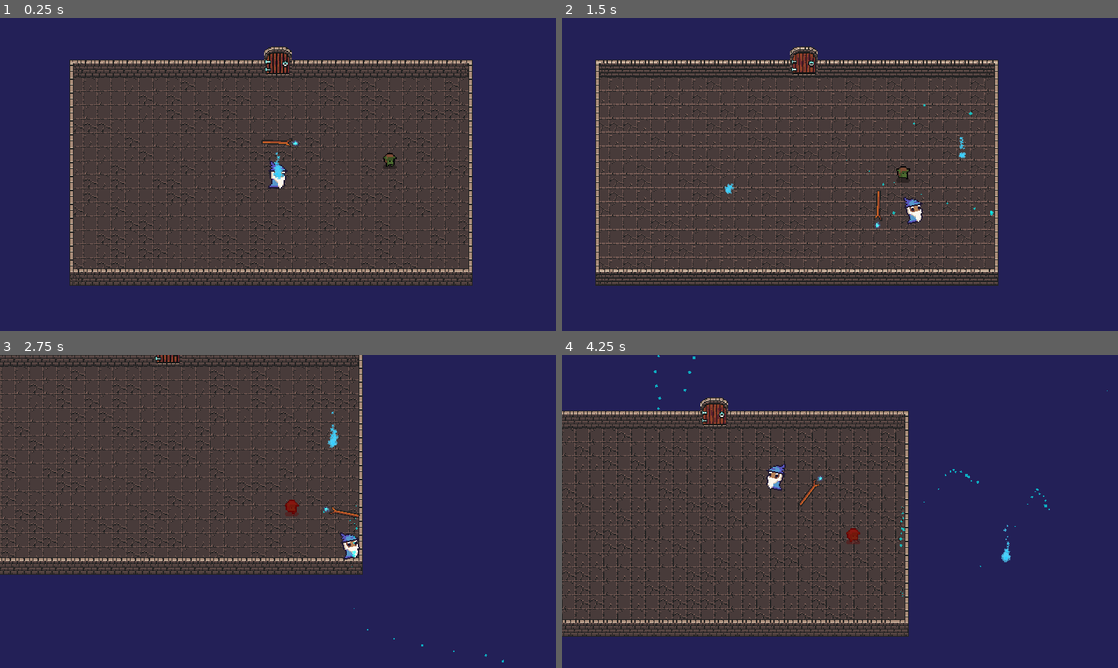
Above: before the commit, frames 1-4 (two rows, left to right).
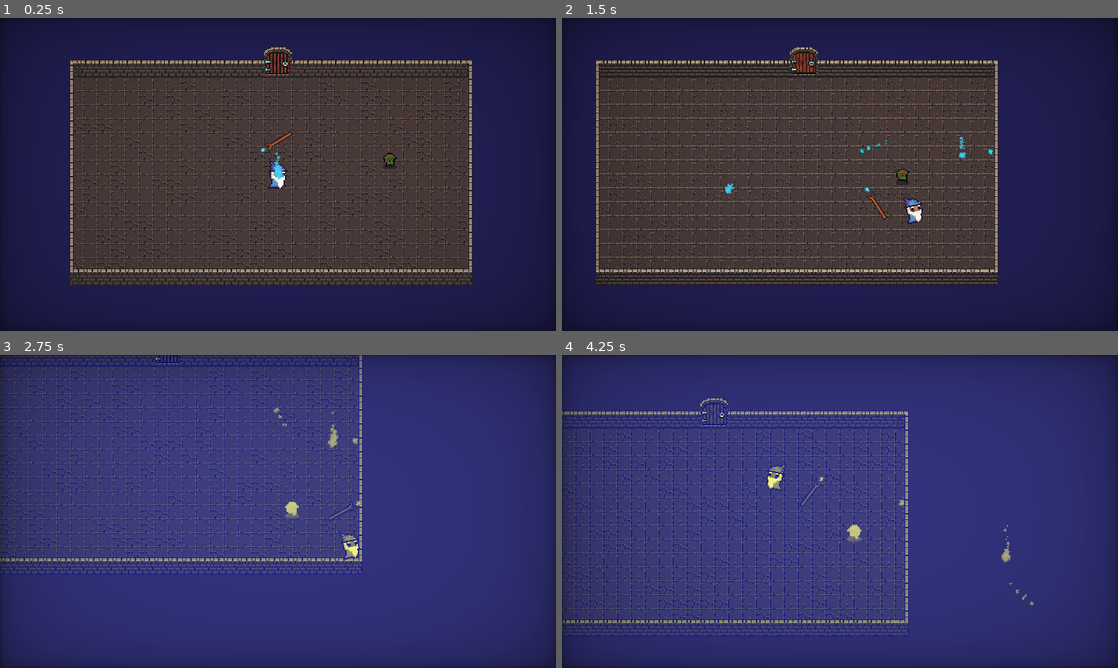
Above: after the commit, the same moments.

Repository: SasVel/WhimsicalLilMagicMan
Game: Godot game, scene res://World/Main.tscn
Same seed, same stepped clock (60 frames per second), same inputs: the game is played once before the commit and once after it.
Inputs (mouse positions are in pixels of both pictures, inside the frame that each line leads up to):
- Up to frame 1 (0.25 s): no input
- Up to frame 2 (1.5 s): move the mouse to (962, 158) at 0.52 s; hold Right (ui_right) 0.53-1.28 s; click (962, 158) at 0.6 s; move the mouse to (728, 190) at 1.27 s; hold Down (ui_down) from 1.28 s (still down); click (728, 190) at 1.35 s
- Up to frame 3 (2.75 s): move the mouse to (333, 442) at 2.02 s; release Down (ui_down) at 2.03 s; hold Right (ui_right) from 2.03 s (still down); tap Space (world_change) at 2.1 s; click (333, 442) at 2.3 s
- Up to frame 4 (4.25 s): move the mouse to (812, 574) at 2.77 s; release Right (ui_right) at 2.78 s; hold Up (ui_up) 2.78-3.53 s; click (812, 574) at 2.85 s; move the mouse to (1006, 558) at 3.52 s; hold Left (ui_left) from 3.53 s (still down); click (1006, 558) at 3.6 s

The runs differ from the first frame. In frame 1, 7.1% of the frame differs, in the area x 0-100%, y 0-100%; in frame 2, 7.5%; in frame 3, 76%; in frame 4, 72%.

Commit message:
shooting system + stats/hitboxes start

Diff:
--- a/Enemies/Goblin/EnemyGoblin.gd
+++ b/Enemies/Goblin/Enemy.gd
@@ -27,6 +27,11 @@
 
 func run_state(delta):
 	self.position = self.position.move_toward(GlobalInfo.playerPos, SPEED * delta)
+	if GlobalInfo.playerPos.x > self.position.x:
+		sprites.flip_h = false
+	else:
+		sprites.flip_h = true
+
 
 func _on_player_detection_zone_body_entered(body):
 	if body is Player:
@@ -39,6 +44,6 @@
 func world_state_changed(val):
 	if val == 1:
 		sprites.material.set_shader_parameter("flash_opacity", 0.7)
-		sprites.material.set_shader_parameter("flash_color", Color.DARK_RED)
+		sprites.material.set_shader_parameter("flash_color", Color.WHITE)
 	else:
 		sprites.material.set_shader_parameter("flash_opacity", 0)
--- a/Enemies/Goblin/EnemyGoblin.tscn
+++ b/Enemies/Goblin/EnemyGoblin.tscn
@@ -1,6 +1,6 @@
-[gd_scene load_steps=24 format=3 uid="uid://5gmcfs2ysvs1"]
+[gd_scene load_steps=26 format=3 uid="uid://c3cfb6de0att1"]
 
-[ext_resource type="Script" path="res://Enemies/Goblin/EnemyGoblin.gd" id="1_ora1r"]
+[ext_resource type="Script" path="res://Enemies/Goblin/Enemy.gd" id="1_h6it2"]
 [ext_resource type="Texture2D" uid="uid://bi40feqdeyljc" path="res://Enemies/Goblin/Assets/goblin_idle_spritesheet.png" id="1_qjhuy"]
 [ext_resource type="Shader" path="res://Shaders/BlinkShader.gdshader" id="1_t3juo"]
 [ext_resource type="PackedScene" uid="uid://cm5wfph8jbxdj" path="res://Stats/Stats.tscn" id="2_j85s0"]
@@ -117,14 +117,19 @@
 [sub_resource type="CircleShape2D" id="CircleShape2D_6x28b"]
 radius = 120.337
 
+[sub_resource type="CircleShape2D" id="CircleShape2D_yxlgp"]
+radius = 7.0
+
+[sub_resource type="CircleShape2D" id="CircleShape2D_imf5a"]
+radius = 7.0
+
 [node name="EnemyGoblin" type="RigidBody2D"]
 y_sort_enabled = true
 collision_layer = 4
-collision_mask = 35
 inertia = 1.0
 gravity_scale = 0.0
 lock_rotation = true
-script = ExtResource("1_ora1r")
+script = ExtResource("1_h6it2")
 
 [node name="Stats" parent="." instance=ExtResource("2_j85s0")]
 max_health = 2
@@ -155,9 +160,18 @@
 collision_layer = 4
 collision_mask = 8
 
+[node name="CollisionShape2D" parent="HitBox" index="0"]
+shape = SubResource("CircleShape2D_yxlgp")
+
 [node name="HurtBox" parent="." instance=ExtResource("6_7wbxo")]
 collision_layer = 16
 collision_mask = 0
 
+[node name="CollisionShape2D" parent="HurtBox" index="0"]
+shape = SubResource("CircleShape2D_imf5a")
+
 [connection signal="body_entered" from="PlayerDetectionZone" to="." method="_on_player_detection_zone_body_entered"]
 [connection signal="body_exited" from="PlayerDetectionZone" to="." method="_on_player_detection_zone_body_exited"]
+
+[editable path="HitBox"]
+[editable path="HurtBox"]
--- a/MagicBullet/MagicBullet.gd
+++ b/MagicBullet/MagicBullet.gd
@@ -1,6 +1,7 @@
 extends CharacterBody2D
 
 @export var SPEED = 300
+@export var bounceCount = 2
 var direction = Vector2.ZERO
 
 func _ready():
@@ -10,5 +11,9 @@
 	velocity = direction * SPEED
 	move_and_slide()
 
+
 func _on_hurt_box_area_entered(area):
 	queue_free()
+
+func _on_hurt_box_body_entered(body):
+	pass # Replace with function body.
--- a/MagicBullet/MagicBullet.tscn
+++ b/MagicBullet/MagicBullet.tscn
@@ -31,9 +31,16 @@
 scale_max = 4.0
 scale_curve = SubResource("CurveTexture_kjg5a")
 
+[sub_resource type="CircleShape2D" id="CircleShape2D_jk753"]
+radius = 4.0
+
+[sub_resource type="CircleShape2D" id="CircleShape2D_ubrv5"]
+radius = 4.0
+
 [node name="MagicBullet" type="CharacterBody2D"]
 collision_layer = 32
 collision_mask = 5
+motion_mode = 1
 script = ExtResource("1_0w5fa")
 
 [node name="CollisionShape2D" type="CollisionShape2D" parent="."]
@@ -41,13 +48,28 @@
 
 [node name="GPUParticles2D" type="GPUParticles2D" parent="."]
 modulate = Color(0, 1, 1, 0.635294)
-amount = 15
+amount = 20
 process_material = SubResource("ParticleProcessMaterial_am5iw")
+lifetime = 0.5
+speed_scale = 3.0
+explosiveness = 0.15
 
 [node name="HitBox" parent="." instance=ExtResource("2_4khlr")]
+collision_layer = 0
+collision_mask = 0
+
+[node name="CollisionShape2D" parent="HitBox" index="0"]
+shape = SubResource("CircleShape2D_jk753")
 
 [node name="HurtBox" parent="." instance=ExtResource("3_m8j2d")]
 collision_layer = 64
-collision_mask = 17
+collision_priority = 2.0
+
+[node name="CollisionShape2D" parent="HurtBox" index="0"]
+shape = SubResource("CircleShape2D_ubrv5")
 
 [connection signal="area_entered" from="HurtBox" to="." method="_on_hurt_box_area_entered"]
+[connection signal="body_entered" from="HurtBox" to="." method="_on_hurt_box_body_entered"]
+
+[editable path="HitBox"]
+[editable path="HurtBox"]
--- a/Player/Movement.gd
+++ b/Player/Movement.gd
@@ -18,6 +18,9 @@
 @onready var animationState = animationTree.get("parameters/playback")
 @onready var lastDirection = Vector2(1, 0)
 @onready var input_direction = Vector2.ZERO
+
+func _ready():
+	PlayerStats.no_health.connect(on_no_health)
 
 func idle_state(delta):
 	velocity = velocity.move_toward(Vector2.ZERO, (FRICTION * delta) * 20)
@@ -74,4 +77,10 @@
 func shoot_bullet():
 	var bullet = Bullet.instantiate()
 	bullet.position = staff.gemPos
-	staff.add_child(bullet)
+	get_tree().get_root().add_child(bullet)
+
+func _on_hurt_box_area_entered(area):
+	PlayerStats.health -= area.damage
+
+func on_no_health():
+	queue_free()
--- a/Player/Player.tscn
+++ b/Player/Player.tscn
@@ -10,6 +10,14 @@
 [sub_resource type="CapsuleShape2D" id="CapsuleShape2D_fwx1s"]
 radius = 5.0
 height = 18.0
+
+[sub_resource type="CapsuleShape2D" id="CapsuleShape2D_b66ad"]
+radius = 8.0
+height = 24.0
+
+[sub_resource type="CapsuleShape2D" id="CapsuleShape2D_y2nrq"]
+radius = 8.0
+height = 24.0
 
 [sub_resource type="Animation" id="Animation_vxgaw"]
 resource_name = "IdleLeft"
@@ -315,9 +323,17 @@
 collision_layer = 2
 collision_mask = 16
 
+[node name="CollisionShape2D" parent="HitBox" index="0"]
+position = Vector2(0, 3)
+shape = SubResource("CapsuleShape2D_b66ad")
+
 [node name="HurtBox" parent="." instance=ExtResource("6_ovi2f")]
 collision_layer = 8
 collision_mask = 0
+
+[node name="CollisionShape2D" parent="HurtBox" index="0"]
+position = Vector2(0, 3)
+shape = SubResource("CapsuleShape2D_y2nrq")
 
 [node name="AnimationPlayer" type="AnimationPlayer" parent="."]
 libraries = {
@@ -331,3 +347,8 @@
 parameters/playback = SubResource("AnimationNodeStateMachinePlayback_xskl6")
 parameters/Idle/blend_position = Vector2(0, 0)
 parameters/Run/blend_position = Vector2(0.348485, -0.331441)
+
+[connection signal="area_entered" from="HurtBox" to="." method="_on_hurt_box_area_entered"]
+
+[editable path="HitBox"]
+[editable path="HurtBox"]
--- /dev/null
+++ b/Player/PlayerStats.tscn
@@ -0,0 +1,5 @@
+[gd_scene load_steps=2 format=3 uid="uid://bf5ournvwuj24"]
+
+[ext_resource type="PackedScene" uid="uid://cm5wfph8jbxdj" path="res://Stats/Stats.tscn" id="1_w4q2y"]
+
+[node name="PlayerStats" instance=ExtResource("1_w4q2y")]
--- a/Player/Staff/Staff.gd
+++ b/Player/Staff/Staff.gd
@@ -1,12 +1,21 @@
-extends RigidBody2D
+extends StaticBody2D
 
 @onready var sprite = $StaffSprite
-@onready var gem = $StaffSprite
+@onready var gemPivot = $StaffSprite/GemPivot
+@onready var gem = $StaffSprite/GemPivot/GemSprite
 var gemPos
 
-func _process(_delta):
+func _physics_process(delta):
 		self.rotation = lerp_angle(rotation, rotation + self.get_angle_to(get_global_mouse_position()) + deg_to_rad(90), 0.2)
 
 		var tween = create_tween()
-		tween.tween_property(sprite, "rotation", sprite.get_angle_to(get_global_mouse_position()) + deg_to_rad(20), 0.3).as_relative()
-		gemPos = gem.position
+		if sprite.global_position.x > GlobalInfo.playerPos.x:
+			tween.tween_property(sprite, "rotation", sprite.get_angle_to(get_global_mouse_position()) + deg_to_rad(20), 0.3).as_relative()
+			sprite.flip_v = false
+			gemPivot.rotation = deg_to_rad(0)
+		else:
+			tween.tween_property(sprite, "rotation", sprite.get_angle_to(get_global_mouse_position()) + deg_to_rad(-20), 0.3).as_relative()
+			sprite.flip_v = true
+			gemPivot.rotation = deg_to_rad(180)
+
+		gemPos = gem.global_position
--- a/Player/Staff/Staff.tscn
+++ b/Player/Staff/Staff.tscn
@@ -13,7 +13,7 @@
 tracks/0/type = "value"
 tracks/0/imported = false
 tracks/0/enabled = true
-tracks/0/path = NodePath("StaffSprite/GemSprite:position")
+tracks/0/path = NodePath("StaffSprite/GemPivot/GemSprite:position")
 tracks/0/interp = 1
 tracks/0/loop_wrap = true
 tracks/0/keys = {
@@ -30,7 +30,7 @@
 tracks/0/type = "value"
 tracks/0/imported = false
 tracks/0/enabled = true
-tracks/0/path = NodePath("StaffSprite/GemSprite:position")
+tracks/0/path = NodePath("StaffSprite/GemPivot/GemSprite:position")
 tracks/0/interp = 1
 tracks/0/loop_wrap = true
 tracks/0/keys = {
@@ -46,13 +46,10 @@
 "Staff_gem_move": SubResource("Animation_ytmro")
 }
 
-[node name="Staff" type="RigidBody2D"]
+[node name="Staff" type="StaticBody2D"]
 y_sort_enabled = true
 collision_layer = 32
 collision_mask = 4
-mass = 20.0
-inertia = 2.0
-gravity_scale = 0.0
 script = ExtResource("1_ojjmi")
 
 [node name="CollisionShape2D" type="CollisionShape2D" parent="."]
@@ -60,12 +57,14 @@
 shape = SubResource("RectangleShape2D_2ad8m")
 
 [node name="StaffSprite" type="Sprite2D" parent="."]
-position = Vector2(0, -41.875)
+position = Vector2(0, -43.5)
 scale = Vector2(1.25, 1.25833)
 texture = ExtResource("2_wkuc6")
 
-[node name="GemSprite" type="Sprite2D" parent="StaffSprite"]
-position = Vector2(0, -9.5)
+[node name="GemPivot" type="Node2D" parent="StaffSprite"]
+
+[node name="GemSprite" type="Sprite2D" parent="StaffSprite/GemPivot"]
+position = Vector2(0, -15.8576)
 scale = Vector2(1.2, 1.2)
 texture = ExtResource("3_31oct")
 
--- a/Shaders/GlobalShaders.tscn
+++ b/Shaders/GlobalShaders.tscn
@@ -8,7 +8,6 @@
 [node name="GlobalShaders" type="CanvasLayer"]
 process_mode = 3
 layer = 10
-visible = false
 script = ExtResource("1_i75yj")
 
 [node name="RetroTvShader" parent="." instance=ExtResource("1_quchw")]
--- a/Stats/Stats.gd
+++ b/Stats/Stats.gd
@@ -3,8 +3,13 @@
 signal no_health
 signal changed_health(val)
 
-@export var max_health = 1
+signal no_mana
+signal changed_mana(val)
+
+@export var max_health = 10
+@export var max_mana = 10
 var health : set = set_health
+var mana : set = set_mana
 
 func _ready():
 	health = max_health
@@ -12,5 +17,12 @@
 func set_health(val):
 	emit_signal("changed_health", val)
 	health = clamp(val, 0, max_health + 1)
+	print(health)
 	if health <= 0:
 		emit_signal("no_health")
+
+func set_mana(val):
+	emit_signal("changed_mana", val)
+	mana = clamp(val, 0, max_mana + 1)
+	if mana <= 0:
+		emit_signal("no_mana")
--- a/UI/MainOverlay/MainOverlay.tscn
+++ /dev/null
@@ -1,21 +0,0 @@
-[gd_scene load_steps=3 format=3 uid="uid://x4madpx2a5xc"]
-
-[sub_resource type="Shader" id="Shader_a747e"]
-code = "//---CRT Shader---
-shader_type canvas_item;
-
-void fragment() {
-	vec4 color = texture(hint_scree)
-}
-"
-
-[sub_resource type="ShaderMaterial" id="ShaderMaterial_5i30y"]
-shader = SubResource("Shader_a747e")
-
-[node name="MainOverlay" type="TextureRect"]
-material = SubResource("ShaderMaterial_5i30y")
-anchors_preset = 15
-anchor_right = 1.0
-anchor_bottom = 1.0
-grow_horizontal = 2
-grow_vertical = 2
--- a/World/Main.tscn
+++ b/World/Main.tscn
@@ -1,17 +1,10 @@
-[gd_scene load_steps=9 format=3 uid="uid://drr13fe8psdp8"]
+[gd_scene load_steps=6 format=3 uid="uid://drr13fe8psdp8"]
 
 [ext_resource type="Script" path="res://World/Main.gd" id="1_ou5ja"]
 [ext_resource type="Environment" uid="uid://t4qlgjmpxstg" path="res://World/WorldEnv.tres" id="1_shwuh"]
 [ext_resource type="PackedScene" uid="uid://jl61vuqhndiy" path="res://Player/Player.tscn" id="2_hyuqm"]
-[ext_resource type="PackedScene" uid="uid://x4madpx2a5xc" path="res://UI/MainOverlay/MainOverlay.tscn" id="3_aiwwy"]
 [ext_resource type="PackedScene" uid="uid://cft5rctwc3rus" path="res://World/Rooms/StartRoom.tscn" id="3_gjgy4"]
-[ext_resource type="Shader" path="res://Shaders/RetroTvShader.gdshader" id="4_vhxy1"]
-[ext_resource type="PackedScene" uid="uid://5gmcfs2ysvs1" path="res://Enemies/Goblin/EnemyGoblin.tscn" id="6_75cvx"]
-
-[sub_resource type="ShaderMaterial" id="ShaderMaterial_a24o1"]
-shader = ExtResource("4_vhxy1")
-shader_parameter/scanline_count = 50.0
-shader_parameter/opacity = 0.5
+[ext_resource type="PackedScene" uid="uid://c3cfb6de0att1" path="res://Enemies/Goblin/EnemyGoblin.tscn" id="6_75cvx"]
 
 [node name="Main" type="Node2D"]
 script = ExtResource("1_ou5ja")
@@ -21,9 +14,6 @@
 
 [node name="StartRoom" parent="." instance=ExtResource("3_gjgy4")]
 
-[node name="EnemyGoblin" parent="." instance=ExtResource("6_75cvx")]
-position = Vector2(464, 192)
-
 [node name="Player" parent="." instance=ExtResource("2_hyuqm")]
 position = Vector2(336, 208)
 FRICTION = 30
@@ -31,6 +21,5 @@
 
 [node name="UI" type="CanvasLayer" parent="."]
 
-[node name="MainOverlay" parent="UI" instance=ExtResource("3_aiwwy")]
-material = SubResource("ShaderMaterial_a24o1")
-metadata/_edit_lock_ = true
+[node name="EnemyGoblin" parent="." instance=ExtResource("6_75cvx")]
+position = Vector2(464, 192)
--- a/World/Tiles/RoomTiles.tscn
+++ b/World/Tiles/RoomTiles.tscn
@@ -1109,7 +1109,7 @@
 
 [sub_resource type="TileSet" id="TileSet_d70ob"]
 physics_layer_0/collision_layer = 1
-physics_layer_0/collision_mask = 6
+physics_layer_0/collision_mask = 96
 terrain_set_0/mode = 0
 terrain_set_0/terrain_0/name = "Walls outer"
 terrain_set_0/terrain_0/color = Color(0.219608, 0.423529, 1, 1)
--- a/project.godot
+++ b/project.godot
@@ -21,6 +21,7 @@
 GlobalShaders="*res://Shaders/GlobalShaders.tscn"
 MouseObject="*res://Mouse/MouseObject.tscn"
 GlobalInfo="*res://GlobalInfo.tscn"
+PlayerStats="*res://Player/PlayerStats.tscn"
 
 [display]
 
Not shown: 1 places in MagicBullet/MagicBullet.tscn that only renumber resources
Not shown: 1 places in Player/Player.tscn that only renumber resources
